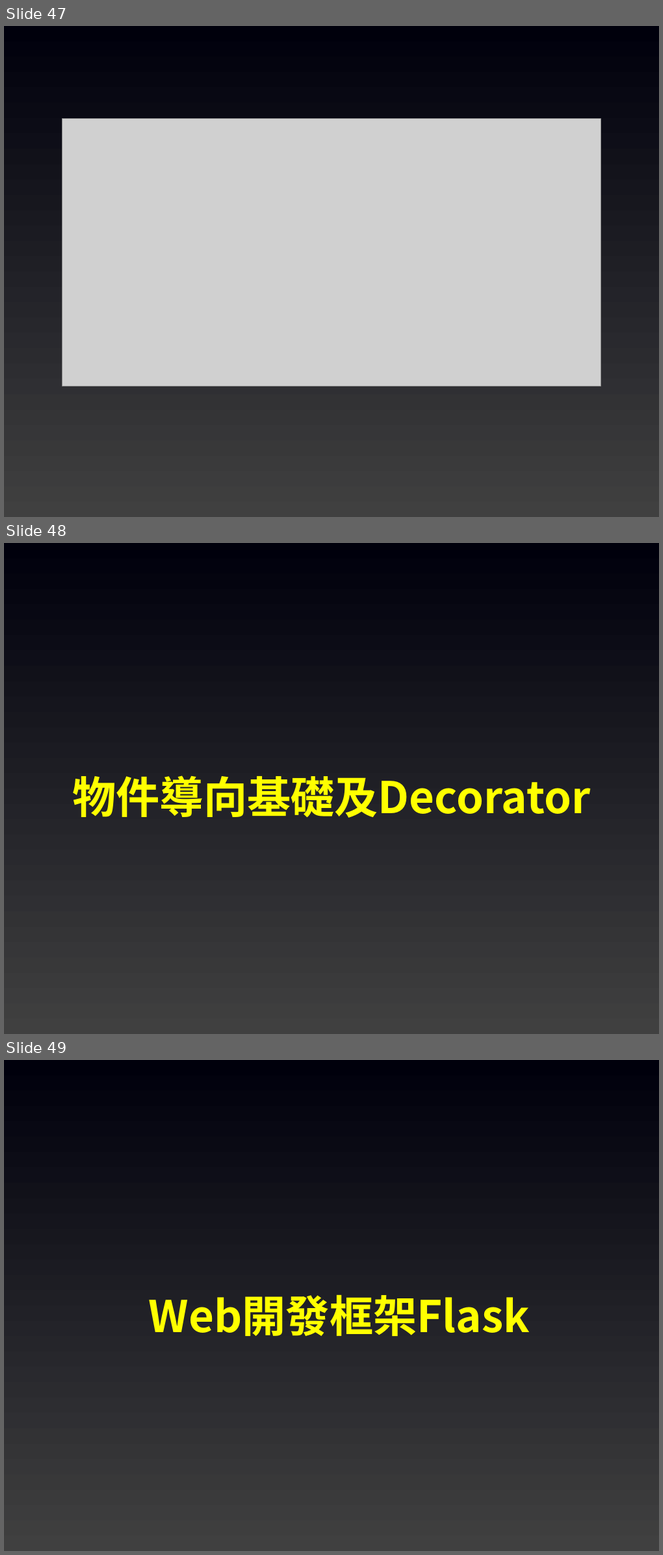
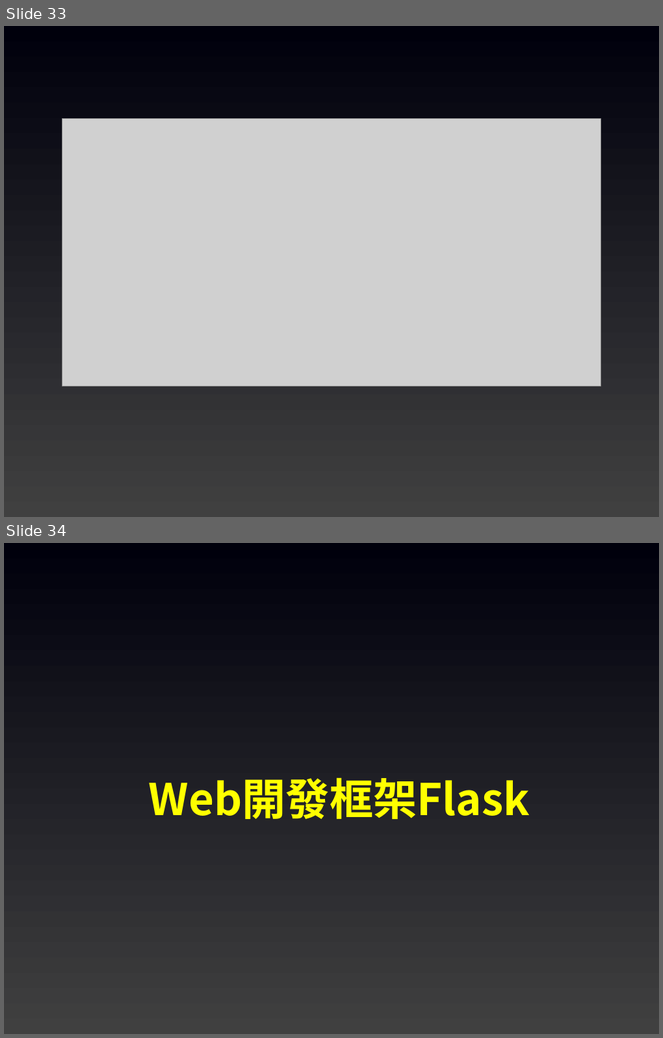
Before and after one commit to joshhu/sculinebot2024, a slide deck: Slides/05. 基礎觀念及知識.pptx. Shown one above the other, each under a label of ours: slides 47, 48 and 49 before the commit, slides 33 and 34 after it. The pictures are 663x1555 and 663x1038 pixels, drawn with LibreOffice and Linux fonts; fonts in the diff are those of the drawing; grey boxes stand for pictures. Boxes give left, top, right and bottom in pixels: in the first picture for what was removed or moved away, otherwise in the second. Text is boxed around its words. In the diff, an @@ line names an element or a change of style, - is before the commit and + after.

```diff
--- a/Slides/05. 基礎觀念及知識.pptx
+++ b/Slides/05. 基礎觀念及知識.pptx
@@ slide 48 removed at bbox=[4, 543, 659, 1034], background gradient #404040 to #00000C @@
@@ text removed at bbox=[73, 776, 591, 818] @@
-物件導向基礎及Decorator
@@ what was slide 47 is now slide 33 @@
@@ what was slide 49 is now slide 34 @@
```
Also in this commit, not shown: 7 slides changed, 14 slides added, 19 other slides removed, 4 other files.
